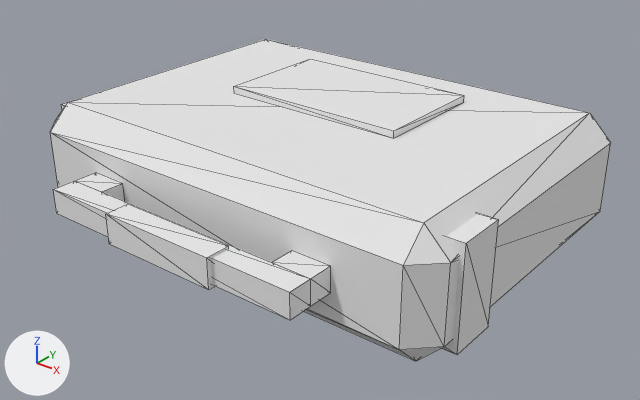
What one commit did to the glTF model game/assets/interior/carry_shoulder_bag.glb.
The view is the same before and after, from a 50 mm lens placed at (0.415, -0.525, 0.342), pointed at (0.014, -0.024, 0.032). Every picture has the same lights, and +X, +Y and +Z are marked at lower left. The picture after the commit comes second. Mesh edges are drawn as thin lines. Where no turn or scale is listed for an object, it has been applied to the vertices. Vertices at exactly the same position are counted once.

Names of what the first picture shows: 'CarryShoulderBag_Body', 'Strap_Reach_Mesh', 'Strap_Top_Mesh'.
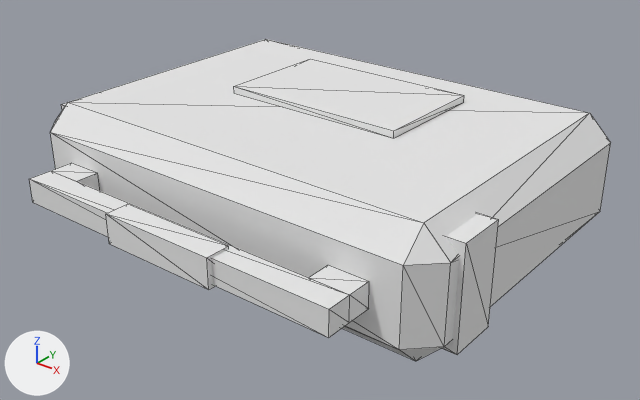
Edits to the bpy script that builds the scene:
```text
Change me_strap_strip_l:
    used by ob_strap_reach_mesh; location = (0.0, -0.14, 0.05)
    remove me_strap_strip_l.from_pydata(...)  # 16 vertices, 24 faces; spans x -0.116..0.116, y -0.02..0.0, z -0.01..0.01
    add me_strap_strip_l.from_pydata(...)  # 16 vertices, 24 faces; spans x -0.146..0.146, y -0.02..0.0, z -0.01..0.01
    me_strap_strip_l part 1: the loose piece of 8 vertices spanning x -0.116..-0.084, y -0.02..0.0, z -0.01..0.01 is moved by (-0.03, 0.0, 0.0)
    me_strap_strip_l part 2: the loose piece of 8 vertices spanning x 0.084..0.116, y -0.02..0.0, z -0.01..0.01 is moved by (0.03, 0.0, 0.0)
Change me_strap_bar:
    used by ob_strap_top_mesh; location = (0.0, -0.16, 0.05)
    remove me_strap_bar.from_pydata(...)  # 16 vertices, 24 faces; spans x -0.116..0.116, y -0.024..0.0, z -0.012..0.012
    add me_strap_bar.from_pydata(...)  # 16 vertices, 24 faces; spans x -0.146..0.146, y -0.024..0.0, z -0.012..0.012
    me_strap_bar part 3: the loose piece of 8 vertices spanning x -0.116..0.116, y -0.02..0.0, z -0.01..0.01 is scaled about its middle by (1.26, 1, 1)
```

Where the change shows, as pixel boxes (x1, y1, x2, y2) in the pictures (640 x 400 px; the box of a moved part takes in the faces that stretch with it):
'Strap_Top_Mesh', reshaped (24% wider, 20% taller)
    before: (53, 181, 311, 320)
    after: (29, 171, 350, 338)
'Strap_Reach_Mesh', reshaped (24% wider, 20% taller)
    before: (75, 173, 331, 306)
    after: (51, 163, 369, 323)
part 1 of me_strap_strip_l, moved or reshaped
    before: (75, 173, 125, 201)
    after: (51, 163, 100, 191)
part 2 of me_strap_strip_l, moved or reshaped
    before: (272, 251, 331, 306)
    after: (308, 265, 369, 323)
